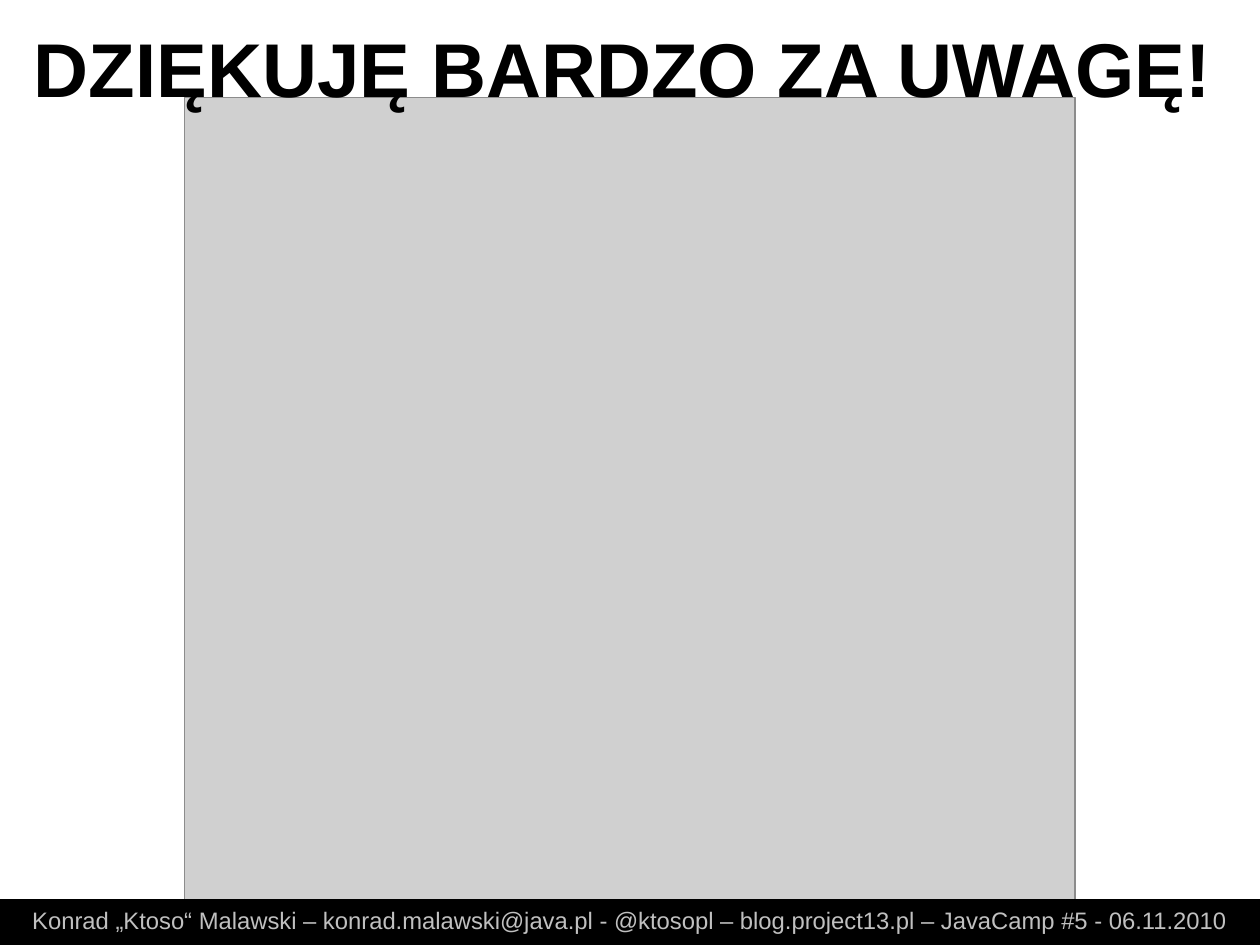
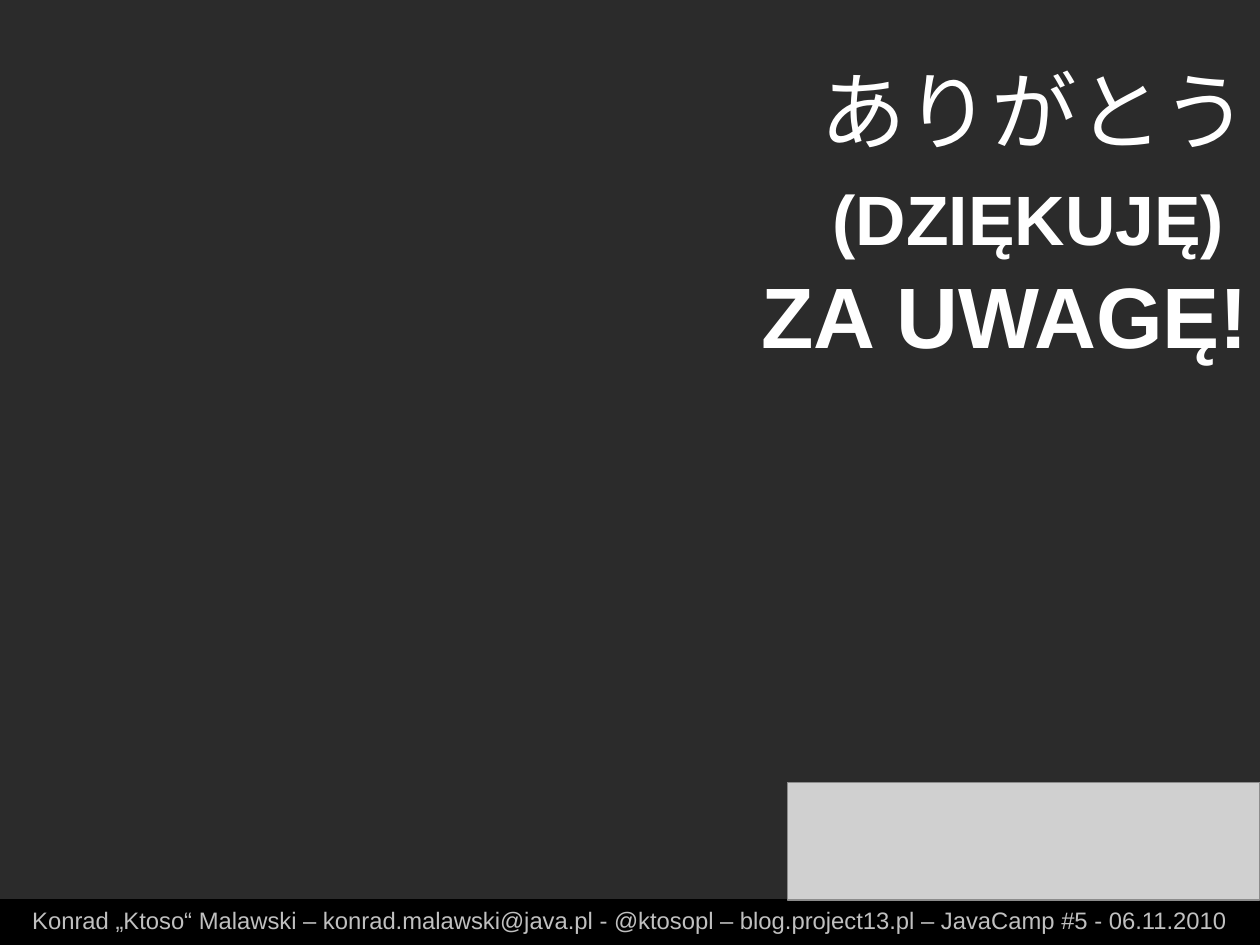
Before and after one commit to ktoso/git-presentation, a slide deck: slide 28 of slides.odp (slide 25 before the commit). Drawn at 1260x945 pixels with LibreOffice and Linux fonts; fonts in the diff are those of the drawing; grey boxes stand for pictures; background and template pictures are left out; a plain dark background stands for a picture behind light text. Boxes give left, top, right and bottom in pixels: in the first picture for what was removed or moved away, otherwise in the second. Text is boxed around its words. In the diff, an @@ line names an element or a change of style, - is before the commit and + after.

```diff
--- a/slides.odp
+++ b/slides.odp
@@ background #FFFFFF to picture (left out) @@
@@ text removed at (x1=34, y1=37, x2=1211, y2=112) @@
-DZIĘKUJĘ BARDZO ZA UWAGĘ!
@@ text added at (x1=761, y1=70, x2=1249, y2=364), 54 pt, text #FFFFFF, bold @@
+ありがとう
+(DZIĘKUJĘ)
+ZA UWAGĘ!
@@ picture resized from (x1=185, y1=97, x2=1076, y2=900) to (x1=788, y1=782, x2=1260, y2=900) @@
```
Also in this commit, not shown: 3 other slides changed, 2 slides added, 3 other files.
